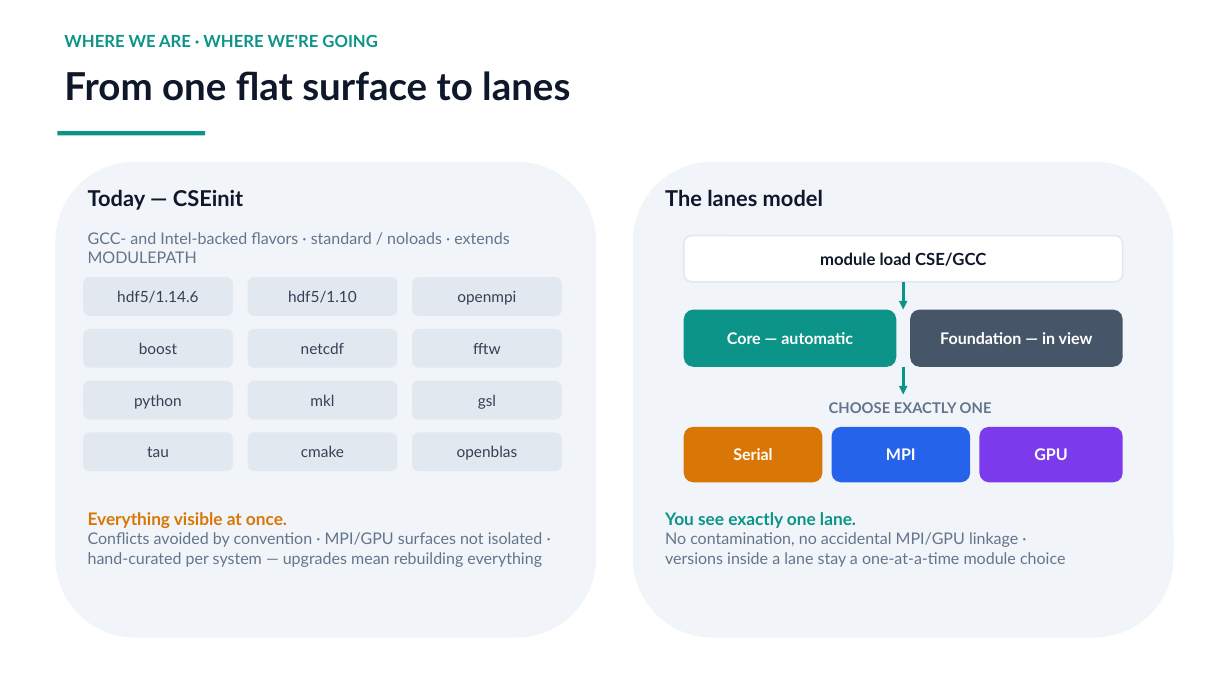
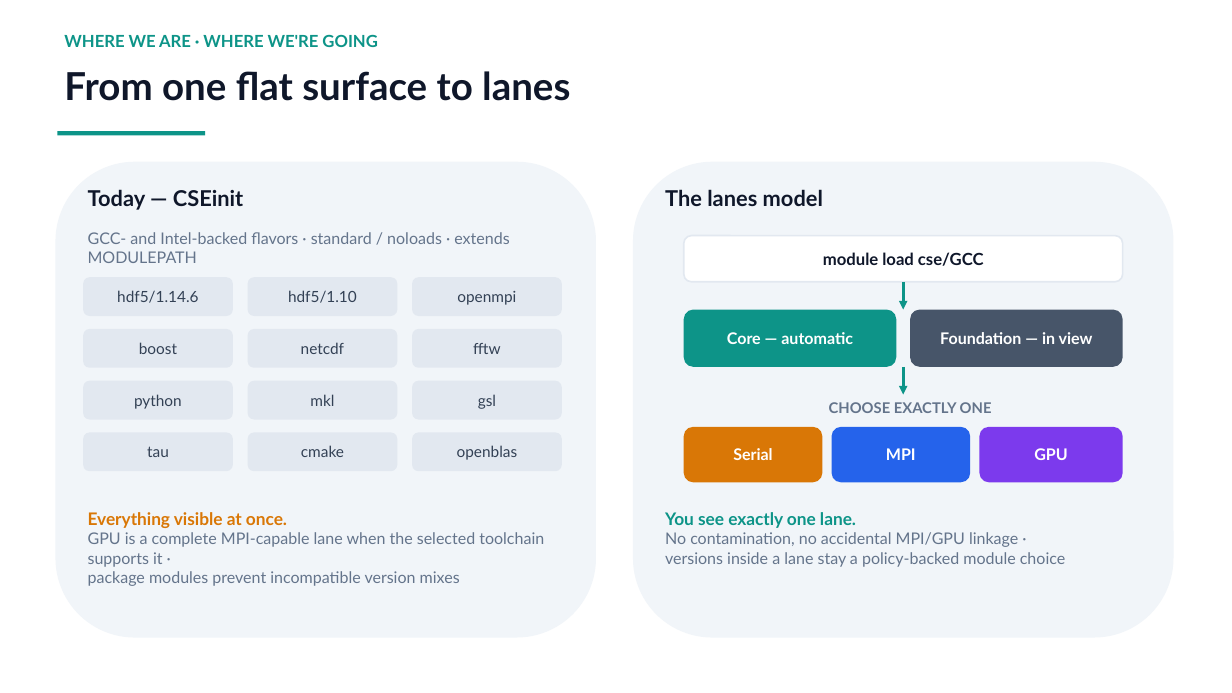
Before and after one commit to ray12514/stack-planning, a slide deck: slide 2 of presentations/cse_lanes_model.pptx. Drawn at 1232x693 pixels with LibreOffice and Linux fonts; fonts in the diff are those of the drawing. Boxes give left, top, right and bottom in pixels: in the first picture for what was removed or moved away, otherwise in the second. Text is boxed around its words. In the diff, an @@ line names an element or a change of style, - is before the commit and + after.

Commit message:
Document lane exposure and module compatibility policy

```diff
--- a/presentations/cse_lanes_model.pptx
+++ b/presentations/cse_lanes_model.pptx
@@ text in rounded rectangle at <box>823,252,984,266</box>: text changed @@
-module load CSE/GCC
+module load cse/GCC
@@ text at <box>88,532,544,586</box>: text changed @@
-Conflicts avoided by convention · MPI/GPU surfaces not isolated ·
-hand-curated per system — upgrades mean rebuilding everything
+GPU is a complete MPI-capable lane when the selected toolchain supports it ·
+package modules prevent incompatible version mixes
@@ text at <box>665,552,1065,567</box>: text changed @@
-versions inside a lane stay a one-at-a-time module choice
+versions inside a lane stay a policy-backed module choice
```
Also in this commit, not shown: 4 other slides changed, 5 other files.
